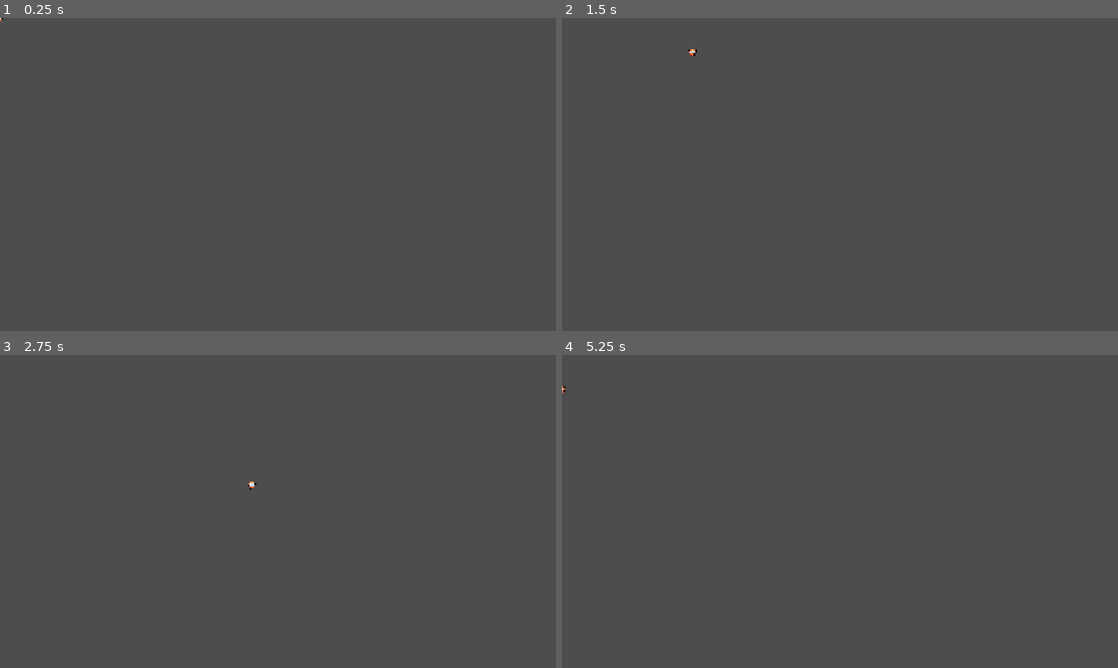
Above: before the commit, frames 1-4 (two rows, left to right).
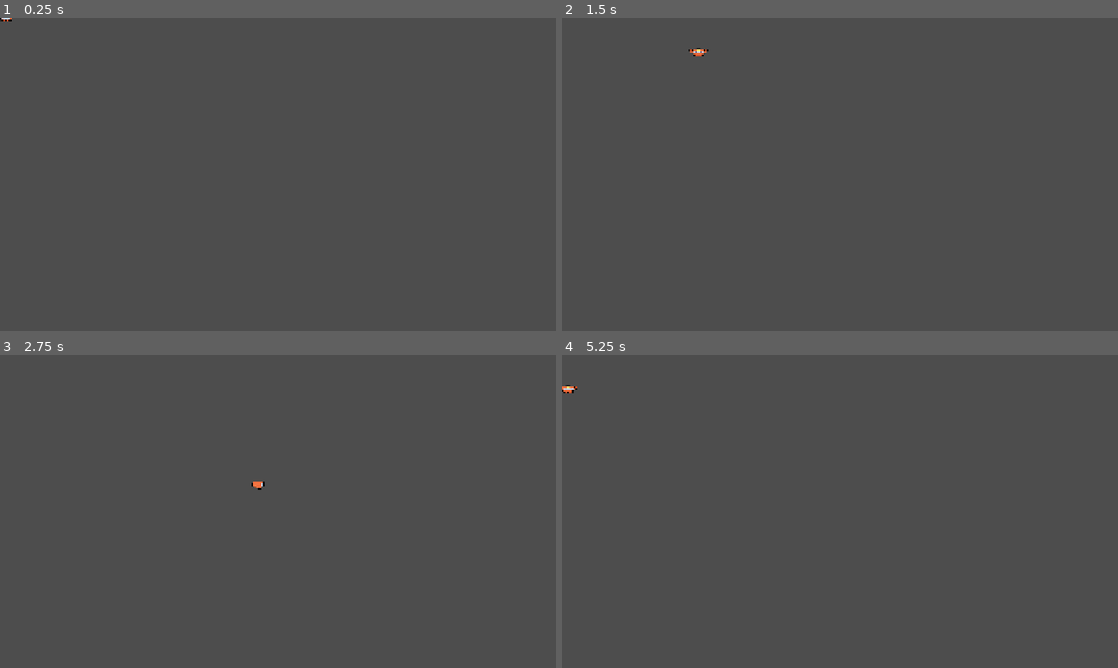
Above: after the commit, the same moments.

Repository: ChefHenry/M9-top-down-movement
Game: Godot game, scene res://runner.tscn
Two runs of this game, one before a commit and one after it. Both use one fixed random seed, a clock stepped at 60 frames per second and the inputs below. The project has no main scene, so this scene is started directly.
Inputs (mouse positions are in pixels of both pictures, inside the frame that each line leads up to):
- Up to frame 1 (0.25 s): no input
- Up to frame 2 (1.5 s): tap Enter at 0.5 s; move the mouse to (962, 158) at 0.52 s; hold Right (move_right) 0.53-1.28 s; tap Z at 0.6, 1.35 s; click (962, 158) at 0.67 s; tap Space at 0.77, 1.25 s; move the mouse to (728, 190) at 1.27 s; hold Down (move_down) from 1.28 s (still down)
- Up to frame 3 (2.75 s): tap Space at 1.52 s; move the mouse to (333, 442) at 2.02 s; release Down (move_down) at 2.03 s; hold Right (move_right) from 2.03 s (still down); tap Z at 2.1 s
- Up to frame 4 (5.25 s): move the mouse to (812, 574) at 2.77 s; release Right (move_right) at 2.78 s; hold Up (move_up) 2.78-3.53 s; tap Z every 0.75 s from 2.85 to 5.1 s; click (812, 574) at 2.92 s; tap Space at 3.02, 3.77, 4.52, 5 s; move the mouse to (1006, 558) at 3.52 s; hold Left (move_left) 3.53-5.03 s; tap Enter at 4.25 s; move the mouse to (673, 464) at 4.27 s; move the mouse to (867, 511) at 5.02 s; hold Down (move_down) from 5.03 s (still down); click (867, 511) at 5.17 s

The runs differ from the first frame. In frame 1, less than 0.1% of the frame differs, in the area x 0-3%, y 0-2%; in frame 2, less than 0.1%, in the area x 22-27%, y 9-13%; in frame 3, less than 0.1%; in frame 4, less than 0.1%.

Commit message:
M9 lesson 3

Diff:
--- a/runner.gd
+++ b/runner.gd
@@ -1,9 +1,38 @@
 extends CharacterBody2D
+
+const RUNNER_DOWN = preload("uid://c0i1ik45p7rhh")
+const RUNNER_DOWN_RIGHT = preload("uid://cst3aklarj68")
+const RUNNER_RIGHT = preload("uid://b4etxv4c5w1mq")
+const RUNNER_UP = preload("uid://dtrvq16cx035")
+const RUNNER_UP_RIGHT = preload("uid://c7x3s5c2r5l86")
+
+const UP_RIGHT = Vector2.UP + Vector2.RIGHT
+const UP_LEFT = Vector2.UP + Vector2.LEFT
+const DOWN_RIGHT = Vector2.DOWN + Vector2.RIGHT
+const DOWN_LEFT = Vector2.DOWN + Vector2.LEFT
 
 var max_speed := 600.0
 
+@onready var _skin: Sprite2D = %Skin
 
-func _physics_process(delta: float) -> void:
+
+func _physics_process(_delta: float) -> void:
 	var direction := Input.get_vector("move_left", "move_right", "move_up", "move_down")
 	velocity = direction * max_speed
 	move_and_slide()
+
+	var direction_discrete := direction.sign()
+	match direction_discrete:
+		Vector2.RIGHT, Vector2.LEFT:
+			_skin.texture = RUNNER_RIGHT
+		Vector2.UP:
+			_skin.texture = RUNNER_UP
+		Vector2.DOWN:
+			_skin.texture = RUNNER_DOWN
+		UP_RIGHT, UP_LEFT:
+			_skin.texture = RUNNER_UP_RIGHT
+		DOWN_RIGHT, DOWN_LEFT:
+			_skin.texture = RUNNER_DOWN_RIGHT
+
+	if direction_discrete.length() > 0:
+		_skin.flip_h = direction.x < 0.0
--- a/runner.tscn
+++ b/runner.tscn
@@ -4,17 +4,17 @@
 [ext_resource type="Texture2D" uid="uid://c0i1ik45p7rhh" path="res://assets/runner_down.png" id="1_m3p76"]
 
 [sub_resource type="CircleShape2D" id="CircleShape2D_f7b3c"]
-radius = 5.0
 
 [node name="Runner" type="CharacterBody2D"]
 motion_mode = 1
 script = ExtResource("1_f7b3c")
 
 [node name="Skin" type="Sprite2D" parent="."]
-position = Vector2(0, -2.3841858e-07)
-scale = Vector2(0.2578125, 0.24609372)
+unique_name_in_owner = true
+position = Vector2(21.250004, -0.12500162)
+scale = Vector2(0.5898438, 0.24804686)
 texture = ExtResource("1_m3p76")
 
 [node name="CollisionShape2D" type="CollisionShape2D" parent="."]
-position = Vector2(0, 9)
+position = Vector2(21, 8)
 shape = SubResource("CircleShape2D_f7b3c")
